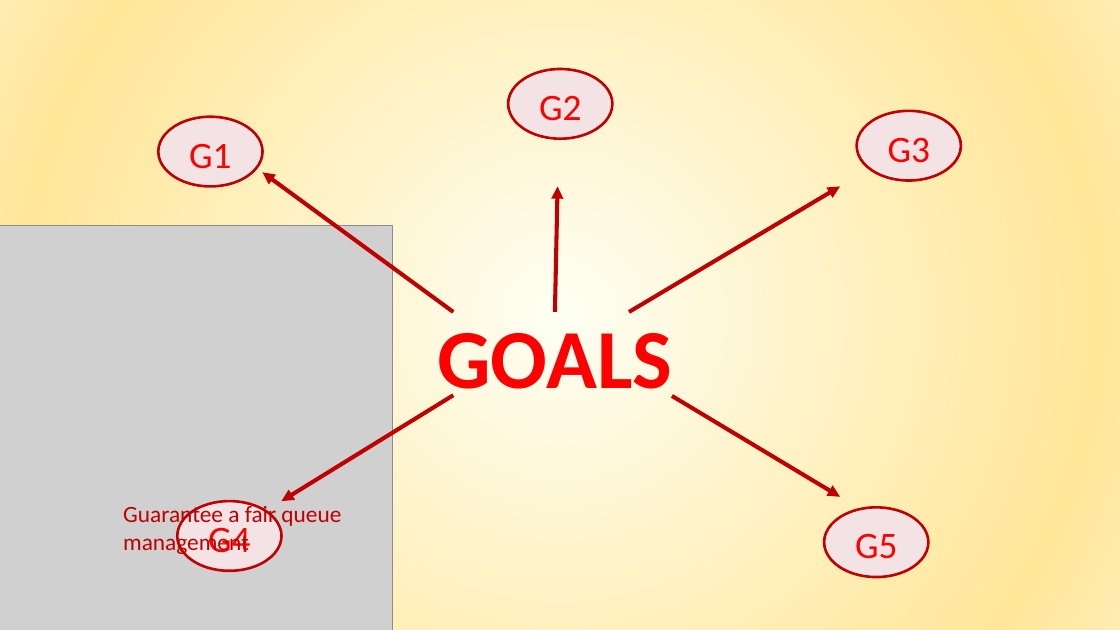
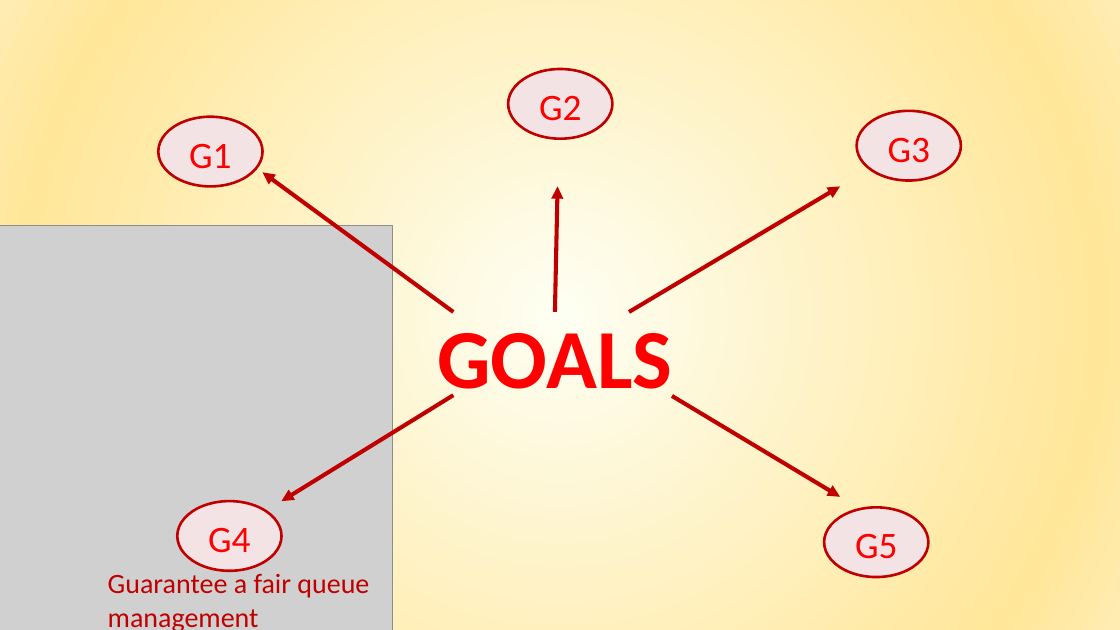
Before and after one commit to giuseppemanzi/manzinicolini, a slide deck: slide 9 of All/final presentation/Final presentation.pptx. Drawn at 1120x630 pixels with LibreOffice and Linux fonts; fonts in the diff are those of the drawing; grey boxes stand for pictures. Boxes give left, top, right and bottom in pixels: in the first picture for what was removed or moved away, otherwise in the second. Text is boxed around its words. In the diff, an @@ line names an element or a change of style, - is before the commit and + after.

```diff
--- a/All/final presentation/Final presentation.pptx
+++ b/All/final presentation/Final presentation.pptx
@@ text "Guarantee a fair queue management": place and size @@
-text "Guarantee a fair queue management" at (123,503,341,557)
+text "Guarantee a fair queue management" at (108,570,369,630)
@@ text "Guarantee a fair queue management" at (108,570,369,630): size 20 to 24 pt @@
```
Also in this commit, not shown: 13 other slides changed, 6 slides added, 1 other file.
